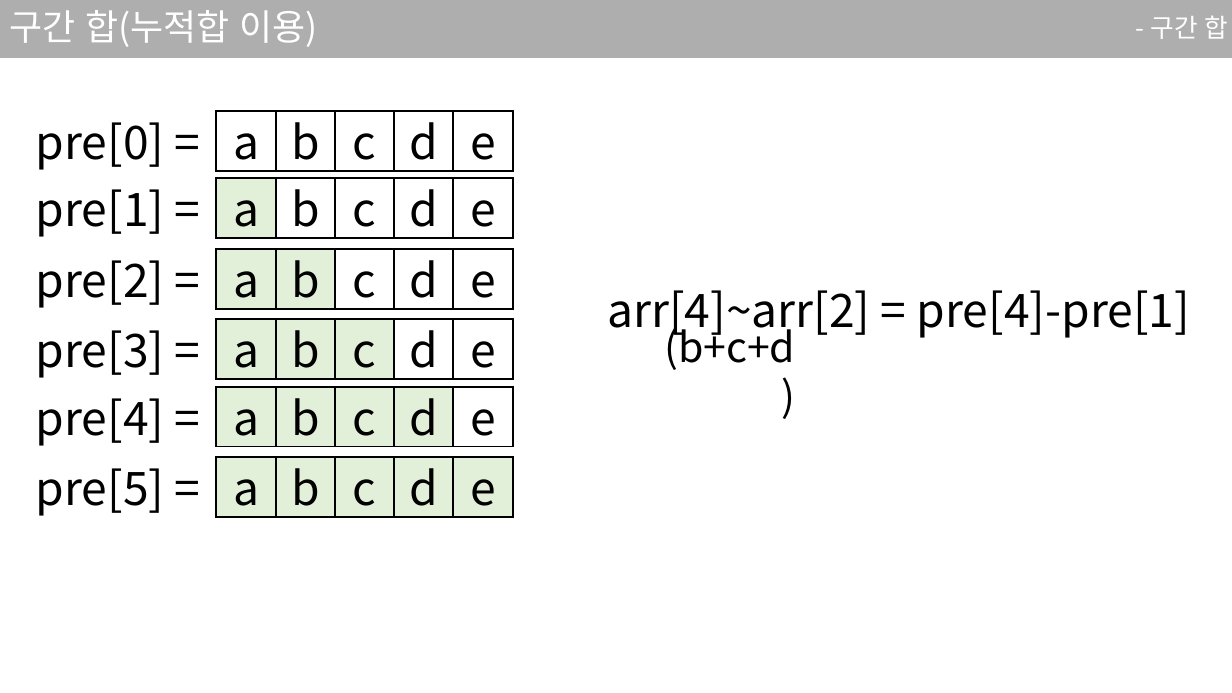
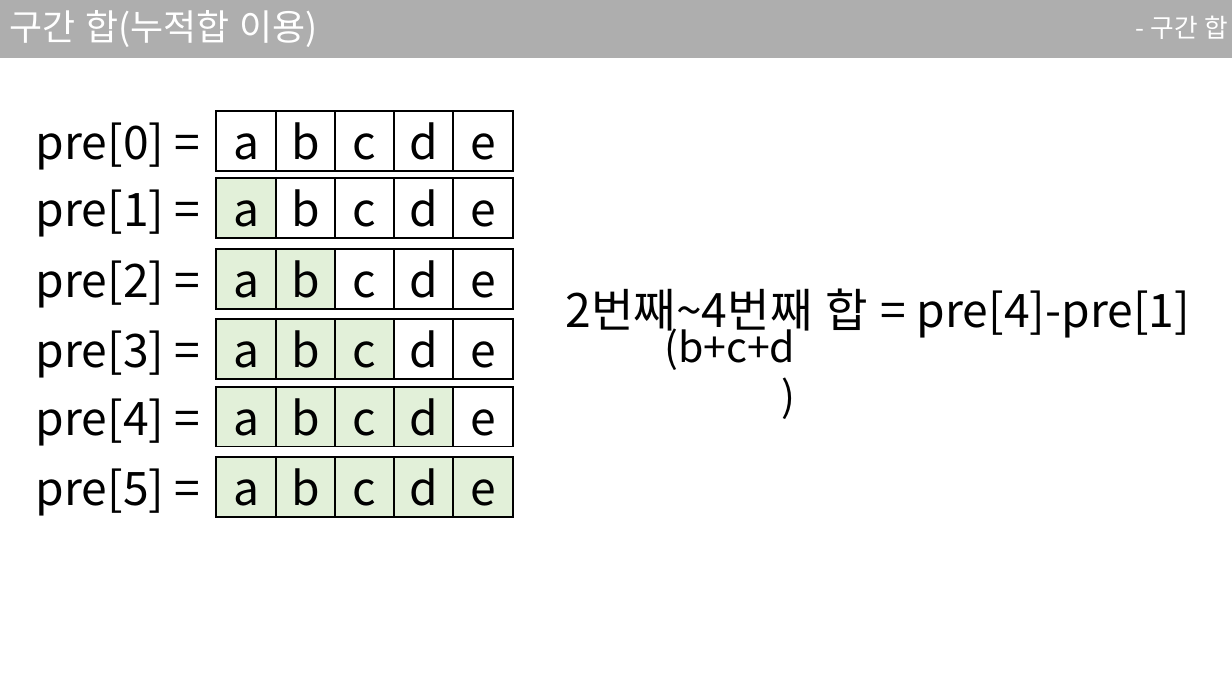
Before and after one commit to sjsjsj1246/EC_C_Language_Study, a slide deck: slide 42 of ppt/4강.pptx (slide 41 before the commit). Drawn at 1232x693 pixels with LibreOffice and Linux fonts; fonts in the diff are those of the drawing. Boxes give left, top, right and bottom in pixels: in the first picture for what was removed or moved away, otherwise in the second. Text is boxed around its words. In the diff, an @@ line names an element or a change of style, - is before the commit and + after.

```diff
--- a/ppt/4강.pptx
+++ b/ppt/4강.pptx
@@ text at (566, 288, 1190, 339): text changed @@
-arr[4]~arr[2] = pre[4]-pre[1]
+2번째~4번째 합 = pre[4]-pre[1]
```
Also in this commit, not shown: 2 other slides changed, 1 slide added.
